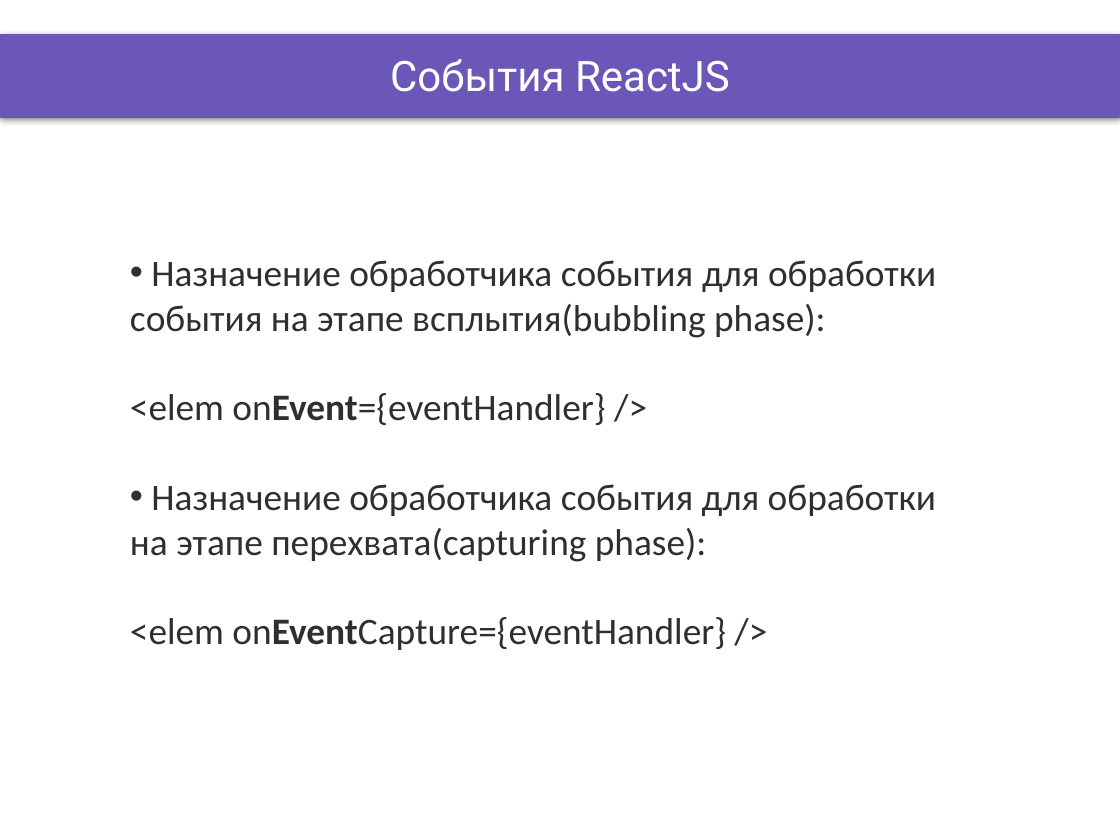
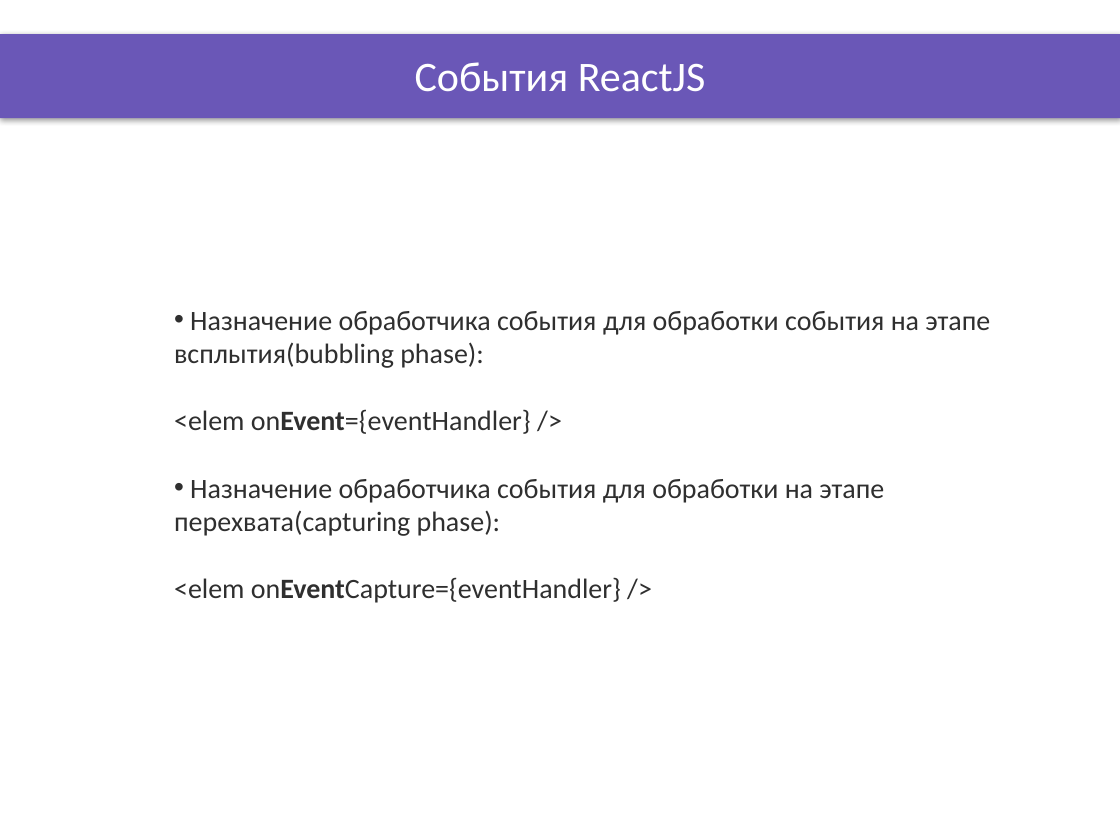
Before and after one commit to DinamickaDevelopment/Ignite-1, a slide deck: slide 4 of 003_React/lesson_21/Presentation/React_events.pptx. Drawn at 1120x840 pixels with LibreOffice and Linux fonts; fonts in the diff are those of the drawing; background and template pictures are left out. Boxes give left, top, right and bottom in pixels: in the first picture for what was removed or moved away, otherwise in the second. Text is boxed around its words. In the diff, an @@ line names an element or a change of style, - is before the commit and + after.

```diff
--- a/003_React/lesson_21/Presentation/React_events.pptx
+++ b/003_React/lesson_21/Presentation/React_events.pptx
@@ title "События ReactJS" at (x1=415, y1=62, x2=705, y2=92): font Roboto to Calibri @@
@@ text "Назначение обработчика события для обработки ..." moved from (x1=130, y1=260, x2=936, y2=650) to (x1=174, y1=311, x2=990, y2=603) @@
@@ text "Назначение обработчика события для обработки ..." at (x1=174, y1=311, x2=990, y2=603): size 24 to 18 pt @@
```
Also in this commit, not shown: 5 other slides changed, 10 other files.
